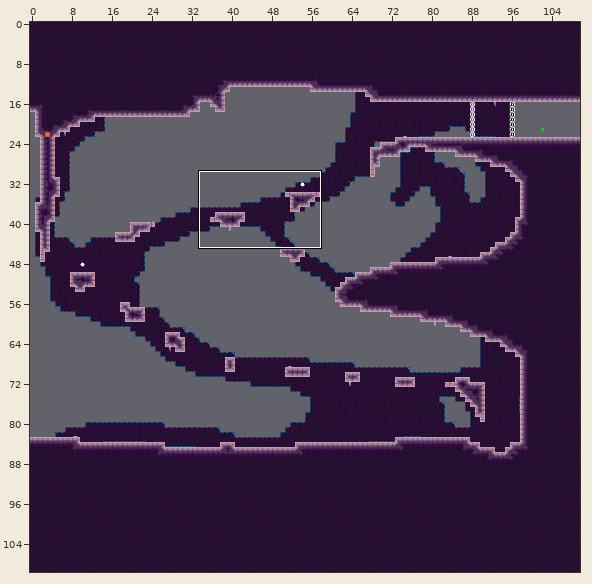
Level history. Tiled map: mapping_tools/tilemaps/intro7.tmx. The first picture is a wide view before the edit; the outline marks the close-up.
Close-up. Old version:
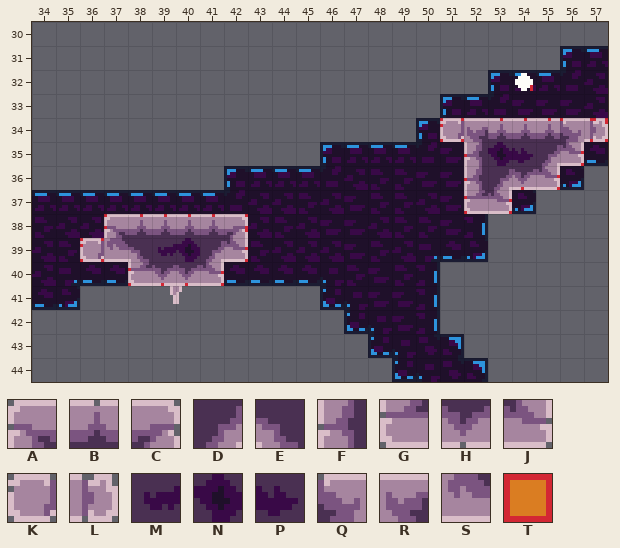
Cells are 8x8 px. Shown: x 34..57, y 30..44. The commit also changed other parts of the map, which this record leaves out.
Key: from "stone": A 0, B 1, C 2, D 3, E 4, F 13, G 26, H 27, J 28, K 29, L 32, M 45, N 46, P 48, Q 52, R 53, S 66; from "tools": T 1 "ground".
_ is an empty cell, # one hidden under a higher layer.
Layers that did not change in this view are not listed.
Layer "draft" before, first column x 34:
30 ________________________
31 ________________________
32 ________________________
33 ________________________
34 _________________T#TTTTT
35 __________________T###T_
36 __________________T#TT__
37 __________________TT____
38 ___TTTTTT_______________
39 __T#####T_______________
40 ____TTTT________________
41 ________________________
42 ________________________
43 ________________________
44 ________________________
Layer "map" before, first column x 34:
30 ________________________
31 ________________________
32 ________________________
33 ________________________
34 _________________KRBBBQL
35 __________________FNPDJ_
36 __________________FDHJ__
37 __________________GJ____
38 ___ABBBBC_______________
39 __KSEMNDJ_______________
40 ____GHHJ________________
41 ________________________
42 ________________________
43 ________________________
44 ________________________
Once edited:
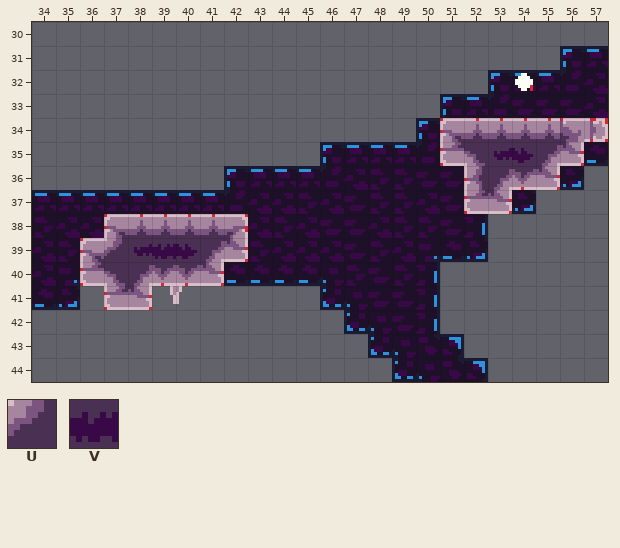
Further tiles: from "stone": U 17, V 47.
What changed:
Layer "draft":
y 35: x 51 _ -> T
y 40: x 36 _ -> T
y 41: x 37..38 __ -> TT
Layer "map":
y 34: x 51..52 KR -> AB
y 35: x 51..53 _FN -> GEM
y 39: x 36..40 KSEMN -> AUMVP
y 40: x 36..38 __G -> GED
y 41: x 37..38 __ -> GJ
Changed places in both close-ups, as pixel boxes (x1, y1, x2, y2):
changed: (440, 118, 512, 166)
changed: (80, 238, 200, 310)
